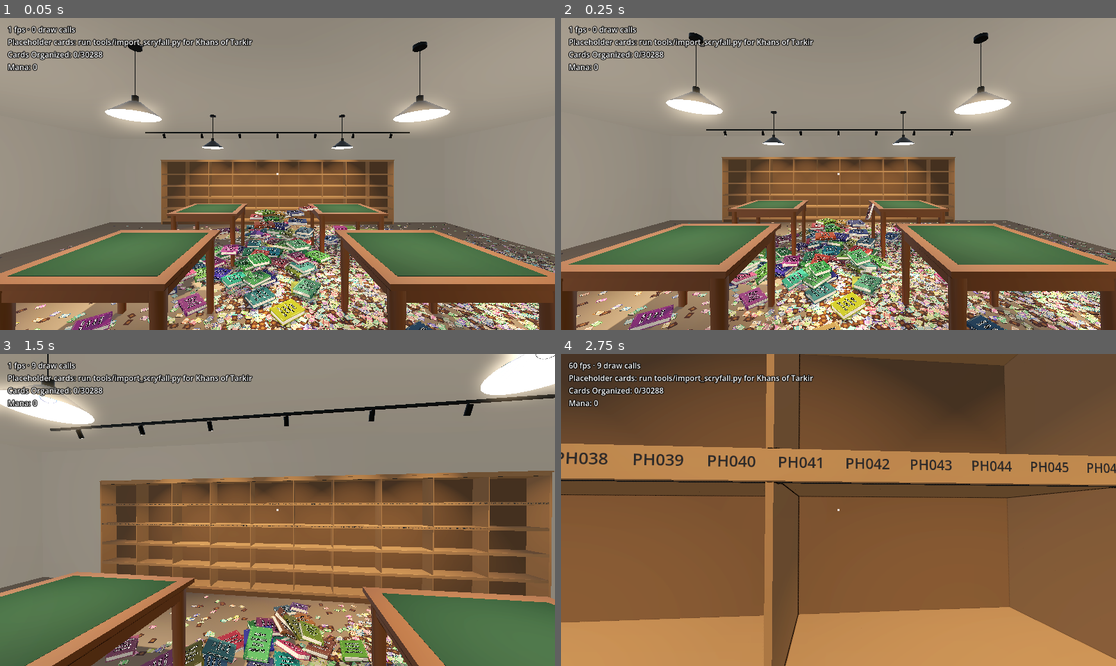
Above: before the commit, frames 1-4 (two rows, left to right).
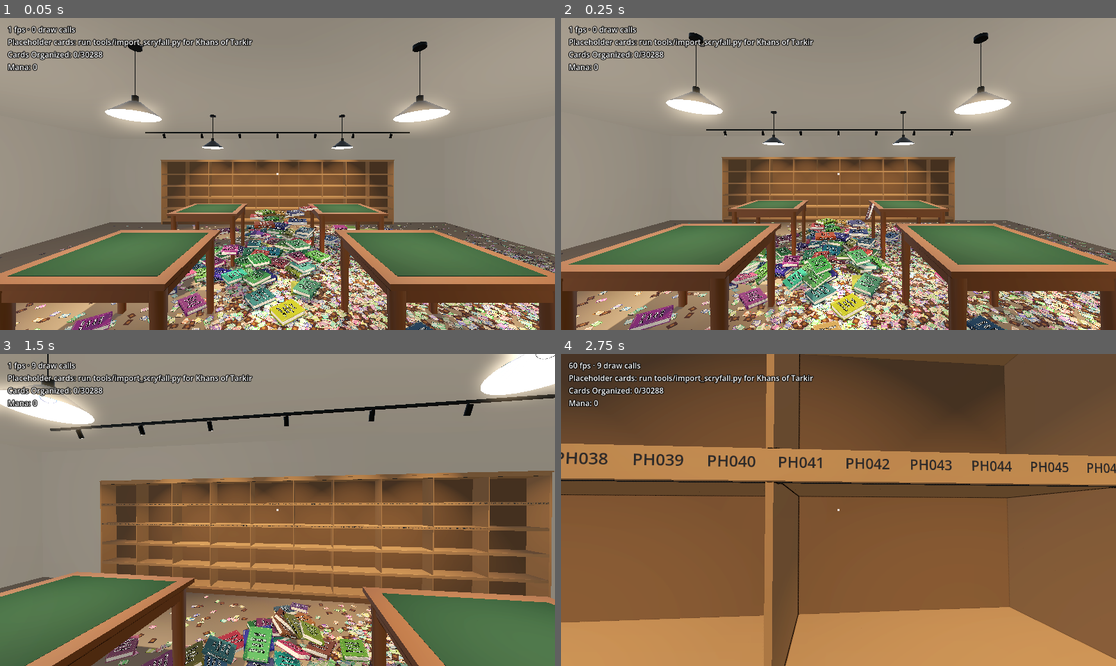
Above: after the commit, the same moments.

Repository: brian-kujawski/cracknstack
Game: Godot game, scene res://scenes/main.tscn
Two runs of this game, one before a commit and one after it. Both use one fixed random seed, a clock stepped at 60 frames per second and the inputs below.
Inputs (mouse positions are in pixels of both pictures, inside the frame that each line leads up to):
- Up to frame 1 (0.05 s): no input
- Up to frame 2 (0.25 s): no input
- Up to frame 3 (1.5 s): tap Enter at 0.5 s; move the mouse to (305, 510) at 0.52 s; hold W (move_forward) from 0.53 s (still down); tap 5 (cast_abundance) at 0.6 s; click (305, 510) at 0.67 s; move the mouse to (249, 510) at 1.27 s; tap 4 (cast_chain_lightning) at 1.35 s
- Up to frame 4 (2.75 s): keep holding W (move_forward); move the mouse to (849, 503) at 2.02 s; tap 3 (cast_demonic_tutor) at 2.1 s

The runs differ from the first frame. In frame 1, 6.6% of the frame differs, in the area x 2-100%, y 60-100%; in frame 2, 7.7%, in the area x 2-100%, y 59-100%; in frame 3, 2.1%; in frame 4, nothing differs.

Commit message:
Model the shop door: storefront door, push bar and flyers
A clear-anodised aluminium door in a fixed frame, one glass panel, a
panic bar on the inside, an overhead closer and hinge knuckles. Seventeen
letter-size flyers are taped to the glass, each its own mesh and
material; a picture saved as assets/store/door/flyers/flyer_NN.png shows
on that flyer. The door's footprint keeps cards off its bottom rail.

Co-Authored-By: Claude Opus 5.5 (1M context) <noreply@anthropic.com>
Claude-Session: https://claude.ai/code/session_01Rb7D4j3F95odKeD6uod1sx

Diff:
--- /dev/null
+++ b/scripts/store/shop_door.gd
@@ -0,0 +1,265 @@
+class_name ShopDoor
+extends StaticBody3D
+## The shop's front door (closed, not usable yet): a clear-anodised storefront
+## door in a fixed frame, one big glass panel, a push bar across it for
+## getting out, a closer on top, and the glass mostly papered over with
+## letter-size flyers taped up from the inside. Its origin is on the floor at
+## the middle of the doorway, against the wall, and it faces local +Z.
+##
+## Each flyer is its own mesh with its own material. A picture saved as
+## FLYER_DIR/flyer_NN.png (or .jpg/.webp), numbered like FLYERS from 01,
+## shows on that flyer; until then it's blank coloured paper.
+
+## The door leaf, and the frame's width around it (jambs and head).
+const LEAF_SIZE := Vector2(1.0, 2.1)
+const FRAME_WIDTH := 0.05
+const FRAME_DEPTH := 0.1
+const HEAD_HEIGHT := 0.1
+const THRESHOLD := 0.012
+const LEAF_DEPTH := 0.045
+## The leaf's front face (toward the room) sits this far out from the wall.
+const LEAF_FRONT := 0.075
+const STILE := 0.11
+const TOP_RAIL := 0.11
+const BOTTOM_RAIL := 0.25
+const GLASS_THICKNESS := 0.006
+## The push bar's height (centre) and how far it stands off the leaf.
+const BAR_HEIGHT := 1.0
+const BAR_STANDOFF := 0.06
+## The hinges are on this side of the leaf (local x).
+const HINGE_SIDE := 1.0
+const FLYER_DIR := "res://assets/store/door/flyers/"
+## US letter, portrait.
+const LETTER := Vector2(0.216, 0.279)
+## Each flyer: its centre on the glass (x across, y up, from the doorway's
+## middle at the floor), whether it's turned landscape, and its paper colour.
+## Later entries are taped over earlier ones where they overlap.
+const FLYERS := [
+	[Vector2(-0.27, 1.855), false, Color(0.96, 0.95, 0.9)],
+	[Vector2(0.0, 1.865), false, Color(0.97, 0.82, 0.84)],
+	[Vector2(0.27, 1.847), false, Color(0.92, 0.86, 0.96)],
+	[Vector2(-0.25, 1.595), true, Color(0.82, 0.9, 0.97)],
+	[Vector2(0.03, 1.578), true, Color(0.98, 0.9, 0.72)],
+	[Vector2(0.28, 1.597), false, Color(0.98, 0.92, 0.62)],
+	[Vector2(-0.28, 1.315), false, Color(0.84, 0.94, 0.82)],
+	[Vector2(-0.03, 1.31), false, Color(0.96, 0.95, 0.9)],
+	[Vector2(0.24, 1.325), false, Color(0.97, 0.82, 0.84)],
+	[Vector2(-0.28, 1.045), false, Color(0.92, 0.86, 0.96)],
+	[Vector2(-0.03, 1.055), true, Color(0.82, 0.9, 0.97)],
+	[Vector2(0.25, 1.037), true, Color(0.98, 0.9, 0.72)],
+	[Vector2(-0.26, 0.775), false, Color(0.98, 0.92, 0.62)],
+	[Vector2(0.005, 0.758), false, Color(0.84, 0.94, 0.82)],
+	[Vector2(-0.25, 0.507), true, Color(0.96, 0.95, 0.9)],
+	[Vector2(0.03, 0.5), true, Color(0.97, 0.82, 0.84)],
+	[Vector2(0.28, 0.495), false, Color(0.92, 0.86, 0.96)],
+]
+
+## Every flyer's material, in FLYERS order, for swapping pictures in code.
+var flyer_materials: Array[StandardMaterial3D] = []
+
+
+## Builds the meshes and collision. Call once before adding to the tree.
+func build() -> void:
+	var metal := _metal(Color(0.6, 0.61, 0.6), 0.4)
+	var steel := _metal(Color(0.78, 0.78, 0.76), 0.3)
+	var rubber := StandardMaterial3D.new()
+	rubber.albedo_color = Color(0.06, 0.06, 0.06)
+	rubber.roughness = 0.8
+	var half := LEAF_SIZE.x / 2
+	var top := LEAF_SIZE.y
+
+	# The fixed frame: two jambs, a head and a low threshold on the floor.
+	for side in [-1, 1]:
+		_box(Vector3(FRAME_WIDTH, top + HEAD_HEIGHT, FRAME_DEPTH), Vector3(side * (half + FRAME_WIDTH / 2), (top + HEAD_HEIGHT) / 2, FRAME_DEPTH / 2), metal)
+	_box(Vector3(LEAF_SIZE.x + 2 * FRAME_WIDTH, HEAD_HEIGHT, FRAME_DEPTH), Vector3(0, top + HEAD_HEIGHT / 2, FRAME_DEPTH / 2), metal)
+	_box(Vector3(LEAF_SIZE.x, THRESHOLD, 0.12), Vector3(0, THRESHOLD / 2, 0.06), metal)
+
+	# The leaf: stiles and rails round one sheet of glass, held in by stops.
+	var leaf_z := LEAF_FRONT - LEAF_DEPTH / 2
+	var bottom := THRESHOLD + 0.003
+	var glass_bottom := bottom + BOTTOM_RAIL
+	var glass_top := top - TOP_RAIL
+	var glass_half := half - STILE
+	for side in [-1, 1]:
+		_box(Vector3(STILE, top - bottom, LEAF_DEPTH), Vector3(side * (half - STILE / 2), (top + bottom) / 2, leaf_z), metal)
+	_box(Vector3(2 * glass_half, TOP_RAIL, LEAF_DEPTH), Vector3(0, top - TOP_RAIL / 2, leaf_z), metal)
+	_box(Vector3(2 * glass_half, BOTTOM_RAIL, LEAF_DEPTH), Vector3(0, bottom + BOTTOM_RAIL / 2, leaf_z), metal)
+	const STOP := 0.016
+	var stop_z := leaf_z + GLASS_THICKNESS / 2 + 0.006
+	for side in [-1, 1]:
+		_box(Vector3(STOP, glass_top - glass_bottom, 0.012), Vector3(side * (glass_half - STOP / 2), (glass_top + glass_bottom) / 2, stop_z), metal)
+		_box(Vector3(2 * glass_half, STOP, 0.012), Vector3(0, (glass_top + glass_bottom) / 2 + side * ((glass_top - glass_bottom) / 2 - STOP / 2), stop_z), metal)
+	var glass := _box(Vector3(2 * glass_half, glass_top - glass_bottom, GLASS_THICKNESS), Vector3(0, (glass_top + glass_bottom) / 2, leaf_z), _glass())
+	glass.cast_shadow = GeometryInstance3D.SHADOW_CASTING_SETTING_OFF
+
+	# Hinge knuckles on the hinge edge.
+	for y in [0.3, 1.05, 1.8]:
+		_cylinder(0.011, 0.11, Vector3(HINGE_SIDE * half, y, LEAF_FRONT - 0.004), steel)
+
+	_build_push_bar(steel, rubber)
+	_build_closer(metal, steel)
+	_build_flyers(Vector2(glass_half, glass_top), leaf_z + GLASS_THICKNESS / 2)
+
+	var shape := CollisionShape3D.new()
+	var box := BoxShape3D.new()
+	box.size = Vector3(LEAF_SIZE.x + 2 * FRAME_WIDTH, top + HEAD_HEIGHT, FRAME_DEPTH)
+	shape.shape = box
+	shape.position = Vector3(0, box.size.y / 2, FRAME_DEPTH / 2)
+	add_child(shape)
+
+
+## The floor footprint (x across, z out from the wall), in local metres.
+static func footprint() -> Rect2:
+	return Rect2(-LEAF_SIZE.x / 2 - FRAME_WIDTH, 0, LEAF_SIZE.x + 2 * FRAME_WIDTH, 0.12)
+
+
+## A panic bar: a mechanism case on the latch side, a bracket by the hinges,
+## and a round push rail between them with a black touch strip.
+func _build_push_bar(steel: Material, rubber: Material) -> void:
+	var half := LEAF_SIZE.x / 2
+	var latch := -HINGE_SIDE
+	var face := LEAF_FRONT
+	const CASE := Vector3(0.17, 0.085, 0.07)
+	const BRACKET := Vector3(0.05, 0.085, 0.07)
+	var case_x := latch * (half - 0.03 - CASE.x / 2)
+	var bracket_x := HINGE_SIDE * (half - 0.04 - BRACKET.x / 2)
+	# Each end housing has a black cover plate on its face.
+	for part in [[CASE, case_x], [BRACKET, bracket_x]]:
+		var size: Vector3 = part[0]
+		_box(size, Vector3(part[1], BAR_HEIGHT, face + size.z / 2), steel)
+		_box(Vector3(size.x - 0.01, size.y - 0.01, 0.004), Vector3(part[1], BAR_HEIGHT, face + size.z + 0.002), rubber)
+	var rail_from := case_x + latch * -CASE.x / 2
+	var rail_to := bracket_x - HINGE_SIDE * BRACKET.x / 2
+	var rail_length := absf(rail_to - rail_from)
+	var rail_mid := (rail_from + rail_to) / 2
+	var rail_z := face + BAR_STANDOFF
+	var rail := _cylinder(0.024, rail_length, Vector3(rail_mid, BAR_HEIGHT, rail_z - 0.01), steel)
+	rail.rotation.z = PI / 2
+	rail.scale = Vector3(1, 1, 0.75)
+	_box(Vector3(rail_length * 0.7, 0.018, 0.004), Vector3(rail_mid, BAR_HEIGHT, rail_z + 0.009), rubber)
+	# The rail's arms back to the leaf at each end.
+	for x in [rail_from + HINGE_SIDE * 0.03, rail_to - HINGE_SIDE * 0.03]:
+		_box(Vector3(0.02, 0.03, BAR_STANDOFF - 0.01), Vector3(x, BAR_HEIGHT, face + (BAR_STANDOFF - 0.01) / 2), steel)
+
+
+## An overhead closer on the top rail by the hinges, its arm folded up to a
+## shoe on the frame head.
+func _build_closer(metal: Material, steel: Material) -> void:
+	var half := LEAF_SIZE.x / 2
+	var y := LEAF_SIZE.y - TOP_RAIL / 2
+	var body_x := HINGE_SIDE * (half - 0.08 - 0.13)
+	_box(Vector3(0.26, 0.055, 0.05), Vector3(body_x, y, LEAF_FRONT + 0.025), metal)
+	_cylinder(0.012, 0.02, Vector3(body_x + HINGE_SIDE * 0.1, y, LEAF_FRONT + 0.06), steel).rotation.x = PI / 2
+	var head_y := LEAF_SIZE.y + HEAD_HEIGHT / 2
+	var shoe_x := body_x - HINGE_SIDE * 0.16
+	_box(Vector3(0.06, 0.04, 0.02), Vector3(shoe_x, head_y, FRAME_DEPTH + 0.01), metal)
+	# Two arm links: pivot to elbow, elbow to shoe.
+	var pivot := Vector3(body_x + HINGE_SIDE * 0.1, y, LEAF_FRONT + 0.07)
+	var elbow := Vector3(body_x + HINGE_SIDE * 0.02, head_y - 0.01, LEAF_FRONT + 0.07)
+	var shoe := Vector3(shoe_x, head_y, FRAME_DEPTH + 0.025)
+	for link in [[pivot, elbow], [elbow, shoe]]:
+		var from: Vector3 = link[0]
+		var to: Vector3 = link[1]
+		var arm := _box(Vector3(from.distance_to(to), 0.014, 0.006), (from + to) / 2, steel)
+		arm.rotation.z = atan2(to.y - from.y, to.x - from.x)
+
+
+## The flyers, taped to the inside of the glass a little crooked. `glass` is
+## the glass's half width and top edge; `z` its inside face.
+func _build_flyers(glass: Vector2, z: float) -> void:
+	var tape := StandardMaterial3D.new()
+	tape.albedo_color = Color(0.95, 0.93, 0.85, 0.55)
+	tape.transparency = BaseMaterial3D.TRANSPARENCY_ALPHA
+	tape.roughness = 0.4
+	var rng := RandomNumberGenerator.new()
+	rng.seed = 404
+	for i in FLYERS.size():
+		var entry: Array = FLYERS[i]
+		var size: Vector2 = Vector2(LETTER.y, LETTER.x) if entry[1] else LETTER
+		var centre: Vector2 = entry[0]
+		# Keep each sheet on the glass.
+		centre.x = clampf(centre.x, -glass.x + size.x / 2, glass.x - size.x / 2)
+		centre.y = minf(centre.y, glass.y - size.y / 2 - 0.01)
+		var material := StandardMaterial3D.new()
+		material.albedo_color = entry[2]
+		material.roughness = 0.85
+		var picture := flyer_texture(i)
+		if picture:
+			material.albedo_texture = picture
+			material.albedo_color = Color.WHITE
+		flyer_materials.append(material)
+		var mesh := QuadMesh.new()
+		mesh.size = size
+		var flyer := MeshInstance3D.new()
+		flyer.name = "Flyer%02d" % (i + 1)
+		flyer.mesh = mesh
+		flyer.material_override = material
+		# Each sheet sits a hair in front of the ones it overlaps.
+		flyer.position = Vector3(centre.x, centre.y, z + 0.0008 + i * 0.0003)
+		flyer.rotation.z = deg_to_rad(rng.randf_range(-2.5, 2.5))
+		add_child(flyer)
+		# Two strips of tape across the top corners, sometimes the bottom too.
+		var corners := [Vector2(-1, 1), Vector2(1, 1)]
+		if rng.randf() < 0.4:
+			corners += [Vector2(-1, -1), Vector2(1, -1)]
+		for corner in corners:
+			var strip := MeshInstance3D.new()
+			var strip_mesh := QuadMesh.new()
+			strip_mesh.size = Vector2(0.05, 0.018)
+			strip.mesh = strip_mesh
+			strip.material_override = tape
+			strip.cast_shadow = GeometryInstance3D.SHADOW_CASTING_SETTING_OFF
+			strip.position = Vector3(corner.x * (size.x / 2 - 0.008), corner.y * (size.y / 2 - 0.008), 0.0004)
+			strip.rotation.z = -corner.x * corner.y * PI / 4 + deg_to_rad(rng.randf_range(-8, 8))
+			flyer.add_child(strip)
+
+
+## The picture for flyer `index` (0-based) if one has been added, else null.
+static func flyer_texture(index: int) -> Texture2D:
+	for extension in ["png", "jpg", "webp"]:
+		var path := "%sflyer_%02d.%s" % [FLYER_DIR, index + 1, extension]
+		if ResourceLoader.exists(path):
+			return load(path)
+	return null
+
+
+func _box(size: Vector3, center: Vector3, material: Material) -> MeshInstance3D:
+	var mesh := BoxMesh.new()
+	mesh.size = size
+	var instance := MeshInstance3D.new()
+	instance.mesh = mesh
+	instance.material_override = material
+	instance.position = center
+	add_child(instance)
+	return instance
+
+
+func _cylinder(radius: float, height: float, center: Vector3, material: Material) -> MeshInstance3D:
+	var mesh := CylinderMesh.new()
+	mesh.top_radius = radius
+	mesh.bottom_radius = radius
+	mesh.height = height
+	mesh.radial_segments = 16
+	var instance := MeshInstance3D.new()
+	instance.mesh = mesh
+	instance.material_override = material
+	instance.position = center
+	add_child(instance)
+	return instance
+
+
+static func _glass() -> StandardMaterial3D:
+	var material := StandardMaterial3D.new()
+	material.albedo_color = Color(0.7, 0.8, 0.8, 0.18)
+	material.transparency = BaseMaterial3D.TRANSPARENCY_ALPHA
+	material.roughness = 0.05
+	material.metallic_specular = 0.8
+	return material
+
+
+static func _metal(color: Color, roughness: float) -> StandardMaterial3D:
+	var material := StandardMaterial3D.new()
+	material.albedo_color = color
+	material.metallic = 0.5
+	material.roughness = roughness
+	return material
--- a/scripts/store/store_builder.gd
+++ b/scripts/store/store_builder.gd
@@ -12,8 +12,6 @@
 const DEPTH := 8.0
 const CEILING_HEIGHT := 3.0
 const WALL_THICKNESS := 0.2
-## The door (closed, not usable yet): centred on the front wall.
-const DOOR_SIZE := Vector2(1.0, 2.1)
 ## The binder shelf's x range along the back wall. Binders read left to
 ## right, top shelf first, so the shelf reads the timeline like a book.
 const BACK_SHELF := Vector2(2.0, 10.0)
@@ -47,7 +45,6 @@
 var _wall_material := _material(Color(0.86, 0.84, 0.8))
 var _floor_material := _material(Color(0.55, 0.5, 0.45))
 var _shelf_material := _material(Color(0.62, 0.48, 0.34))
-var _door_material := _material(Color(0.9, 0.5, 0.15))
 var _table_material := _wood(Color(0.46, 0.29, 0.16))
 var _felt_material := _material(Color(0.1, 0.24, 0.17))
 var _fixture_material := _metal(Color(0.12, 0.13, 0.12), 0.45)
@@ -64,6 +61,7 @@
 	_build_binder_shelves()
 	_build_tables()
 	_build_windows()
+	_build_door()
 	_build_pendants()
 	_build_track_light()
 
@@ -76,8 +74,6 @@
 	_add_wall_x(0.0, WIDTH, DEPTH + half)
 	_add_wall_z(-half, 0.0, DEPTH)
 	_add_wall_z(WIDTH + half, 0.0, DEPTH)
-	# The door is just a slab on the inside of the front wall for now.
-	_add_solid(Vector3(DOOR_SIZE.x, DOOR_SIZE.y, 0.04), Vector3(WIDTH / 2, DOOR_SIZE.y / 2, DEPTH - 0.02), _door_material)
 
 
 ## One wall-length shelf on the back wall, facing the door, holding every
@@ -238,6 +234,21 @@
 		light.light_specular = 0.2
 		add_child(light)
 		window_lights.append(light)
+
+
+## The shop door, centred on the front wall and facing into the room, with
+## the same sky as the windows showing through the glass between the flyers.
+func _build_door() -> void:
+	var door := ShopDoor.new()
+	door.name = "ShopDoor"
+	door.build()
+	door.position = Vector3(WIDTH / 2, 0, DEPTH)
+	door.rotation.y = PI
+	add_child(door)
+	var opening := ShopDoor.LEAF_SIZE
+	_add_part(self, Vector3(opening.x, opening.y, 0.01), Vector3(WIDTH / 2, opening.y / 2, DEPTH - 0.005), sky_material, false)
+	var footprint := ShopDoor.footprint()
+	obstacles.append(Rect2(Vector2(WIDTH / 2 + footprint.position.x, DEPTH - footprint.end.y), footprint.size))
 
 
 ## A pleated curtain hanging from its top edge (origin at the top centre).
Not shown, added: scripts/store/shop_door.gd.uid
